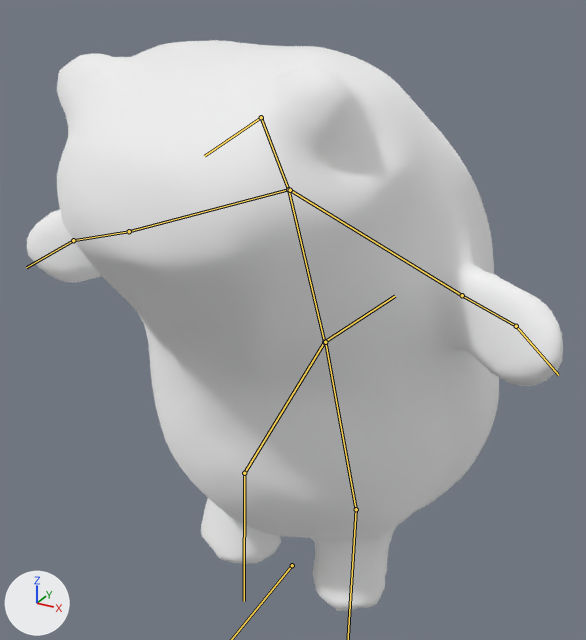
Before and after pictures for a commit that changed the glTF model assets/froggie/froggie3d.gltf.
The view is the same before and after, from a 50 mm camera at (3.35, -6.08, 5.92) aimed at (-0.04, 0.09, 2.84). The lights are fixed; the arrows at lower left show +X, +Y and +Z. The bones that bend it are drawn over the model as lines.

Names of what the first picture shows: 'Froggie_mesh'.
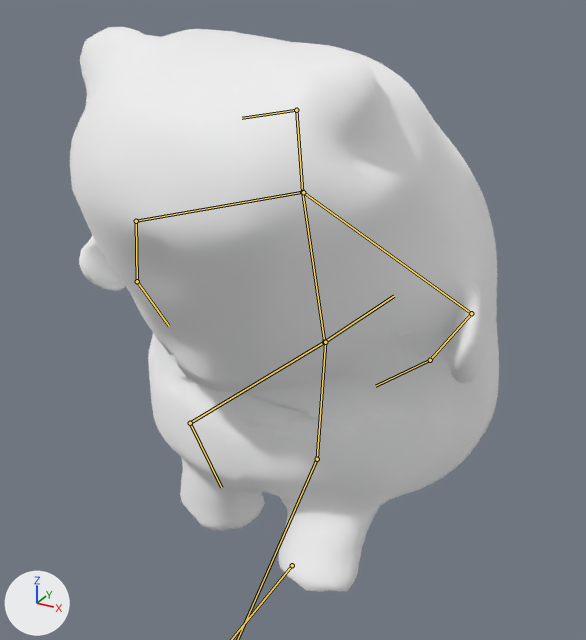
The newer file adds an action. The first version stands in its rest pose; the second is drawn at frame 8 of the action 'Trike'.

The change in detail:
Bone 'Trunk' (bone_trunk) turns from (0, 0, 0) to (0, -2, -4) degrees about its own x, y and z.
Bone 'RArm' (bone_rarm) turns from (0, 0, 0) to (76, -54, 7) degrees about its own x, y and z.
Bone 'RHand' (bone_rhand) turns from (0, 0, 0) to (35, 4, -38) degrees about its own x, y and z.
Bone 'Neck' (bone_neck) turns from (0, 0, 0) to (-11, -1, -4) degrees about its own x, y and z.
Bone 'Head' (bone_head) turns from (0, 0, 0) to (-4, 0, 1) degrees about its own x, y and z.
Bone 'LArm' (bone_larm) turns from (0, 0, 0) to (0, 27, -96) degrees about its own x, y and z.
Bone 'LHand' (bone_lhand) turns from (0, 0, 0) to (8, 22, 1) degrees about its own x, y and z.
Bone 'Trunk.004' (bone_trunk_004) turns from (0, 0, 0) to (-53, 13, -20) degrees about its own x, y and z.
Bone 'RLeg' (bone_rleg) turns from (0, 0, 0) to (83, -28, 20) degrees about its own x, y and z.
Bone 'Trunk.005' (bone_trunk_005) turns from (0, 0, 0) to (-50, -24, -3) degrees about its own x, y and z.
Bone 'LLeg' (bone_lleg) turns from (0, 0, 0) to (17, -14, 10) degrees about its own x, y and z.

Location of each change, [x1, y1, x2, y2] in pixels of the pictures (586 x 640 px):
'Froggie_mesh', posed (20% narrower)
    before: [27, 40, 563, 611]
    after: [70, 27, 499, 592]
bone 'Trunk', root to tip
    before: (324, 342) to (288, 189)
    after: (324, 342) to (302, 192)
bone 'RArm', root to tip
    before: (129, 231) to (73, 240)
    after: (136, 221) to (137, 281)
bone 'RHand', root to tip
    before: (73, 240) to (26, 267)
    after: (137, 281) to (169, 326)
bone 'Neck', root to tip
    before: (288, 189) to (261, 117)
    after: (302, 192) to (296, 110)
bone 'Head', root to tip
    before: (261, 117) to (204, 156)
    after: (296, 110) to (242, 118)
bone 'LArm', root to tip
    before: (462, 295) to (516, 326)
    after: (471, 313) to (430, 360)
bone 'LHand', root to tip
    before: (516, 326) to (558, 375)
    after: (430, 360) to (375, 386)
bone 'Trunk.004', root to tip
    before: (324, 342) to (244, 473)
    after: (324, 342) to (190, 423)
bone 'RLeg', root to tip
    before: (244, 473) to (244, 601)
    after: (190, 423) to (221, 487)
bone 'Trunk.005', root to tip
    before: (325, 342) to (356, 509)
    after: (325, 342) to (317, 459)
